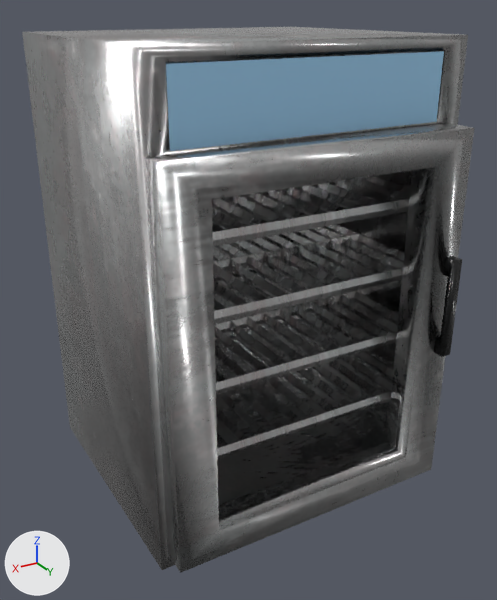
A saved change to the Blender file BlenderModels/GasStation/Interior/Fridges.blend.
Camera for both pictures: a 50 mm camera at (1.47, 2.53, 2.1) aimed at (-0.01, 0.06, 0.87). Arrows for +X, +Y and +Z are at lower left; the lights stay in place. The older version comes first.

Script lines for the objects in view, before the commit:
```python
ob_fridgedoor = bpy.data.objects.new('FridgeDoor', me_cube_007)
ob_fridgedoor.location = (0.0, 0.0, 0.0)
ob_fridgenamelight = bpy.data.objects.new('FridgeNameLight', me_plane)
ob_fridgenamelight.location = (0.0, 0.0, 0.0)
ob_fridges = bpy.data.objects.new('Fridges', me_cube)
ob_fridges.location = (0.0, 0.0, 0.0)
ob_fridgeshelves = bpy.data.objects.new('FridgeShelves', me_plane_002)
ob_fridgeshelves.location = (0.0, 0.0, 0.0)
```
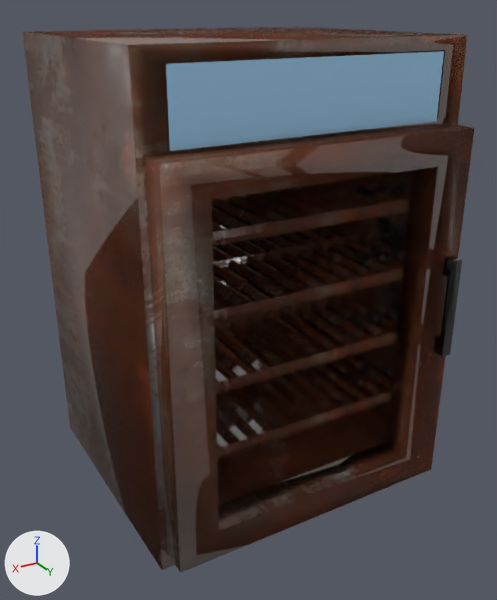
Changed parts and their boxes [x1, y1, x2, y2] in the pictures (497 x 600 px):
'Fridges', surface changed (grey to brown): [22, 27, 468, 570] in both
'FridgeDoor', surface changed (grey to brown): [144, 123, 474, 573] in both
'FridgeShelves', surface changed (grey to brown): [212, 176, 411, 459] in both

Edits to the bpy script that builds the scene:
```text
Change img_metal055a_1k_png_displacement_png:
    img_metal055a_1k_png_displacement_png: load_image('Metal055A_1K-PNG_Displacement.png', '../../../Materials/JHalstMaterials/Metal055A_1K-PNG/Metal055A_1K-PNG_Displacement.png', 1024, 1024, 'Non-Color') -> load_image('Metal055A_1K-PNG_Displacement.png.001', '../../../Materials/JHalstMaterials/Metal055A_1K-PNG/Metal055A_1K-PNG_Displacement.png', 1024, 1024, 'sRGB')
Change img_metal055a_1k_png_roughness_png_001:
    img_metal055a_1k_png_roughness_png_001: load_image('Metal055A_1K-PNG_Roughness.png.001', '../../../Materials/JHalstMaterials/Metal055A_1K-PNG/Metal055A_1K-PNG_Roughness.png', 1024, 1024, 'Non-Color') -> load_image('Metal055A_1K-PNG_Roughness.png', '../../../Materials/JHalstMaterials/Metal055A_1K-PNG/Metal055A_1K-PNG_Roughness.png', 1024, 1024, 'sRGB')
Add img_plastic006_1k_png_roughness_png:
    img_plastic006_1k_png_roughness_png = load_image('Plastic006_1K-PNG_Roughness.png', '../../../Materials/JHalstMaterials/BlackPlastic/Plastic006_1K-PNG_Roughness.png', 1024, 1024, 'sRGB')
Add img_plastic006_1k_png_displacement_png:
    img_plastic006_1k_png_displacement_png = load_image('Plastic006_1K-PNG_Displacement.png', '../../../Materials/JHalstMaterials/BlackPlastic/Plastic006_1K-PNG_Displacement.png', 1024, 1024, 'sRGB')
Add img_plastic006_1k_png_normalgl_png:
    img_plastic006_1k_png_normalgl_png = load_image('Plastic006_1K-PNG_NormalGL.png', '../../../Materials/JHalstMaterials/BlackPlastic/Plastic006_1K-PNG_NormalGL.png', 1024, 1024, 'sRGB')
Add img_plastic006_1k_png_color_png_002:
    img_plastic006_1k_png_color_png_002 = load_image('Plastic006_1K-PNG_Color.png.002', '../../../Materials/JHalstMaterials/BlackPlastic/Plastic006_1K-PNG_Color.png', 1024, 1024, 'sRGB')
Add img_metal041c_1k_png_metalness_png:
    img_metal041c_1k_png_metalness_png = load_image('Metal041C_1K-PNG_Metalness.png', '../../../Materials/JHalstMaterials/rust/Metal041C_1K-PNG_Metalness.png', 1024, 1024, 'sRGB')
Add img_metal041c_1k_png_roughness_png:
    img_metal041c_1k_png_roughness_png = load_image('Metal041C_1K-PNG_Roughness.png', '../../../Materials/JHalstMaterials/rust/Metal041C_1K-PNG_Roughness.png', 1024, 1024, 'sRGB')
Add img_metal041c_1k_png_color_png:
    img_metal041c_1k_png_color_png = load_image('Metal041C_1K-PNG_Color.png', '../../../Materials/JHalstMaterials/rust/Metal041C_1K-PNG_Color.png', 1024, 1024, 'sRGB')
Change mat_fridgebody:
    remove # nodes: BsdfPrincipled, Displacement, Mapping, NormalMap, OutputMaterial, TexCoord, TexImage x5
    nodes: BsdfPrincipled x2, Bump, Mapping x2, MixShader, NormalMap, OutputMaterial, TexCoord x2, TexImage x8
    uses the picture img_metal041c_1k_png_color_png
    uses the picture img_metal041c_1k_png_metalness_png
    uses the picture img_metal041c_1k_png_roughness_png
    remove # uses the picture img_metal055a_1k_png_normalgl_png
    remove # uses the picture img_metal055a_1k_png_roughness_png_001
Change mat_doorhandle:
    where n2 = _N.new('ShaderNodeTexImage'); n2.name = 'Image Texture'
    n2.image: img_plastic006_1k_png_displacement_png_001 -> img_plastic006_1k_png_displacement_png
    where n4 = _N.new('ShaderNodeTexImage'); n4.name = 'Image Texture.001'
    n4.image: img_plastic006_1k_png_color_png_001 -> img_plastic006_1k_png_color_png_002
    where n5 = _N.new('ShaderNodeTexImage'); n5.name = 'Image Texture.002'
    n5.image: img_plastic006_1k_png_roughness_png_001 -> img_plastic006_1k_png_roughness_png
    where n6 = _N.new('ShaderNodeTexImage'); n6.name = 'Image Texture.003'
    n6.image: img_plastic006_1k_png_normalgl_png_001 -> img_plastic006_1k_png_normalgl_png
```
